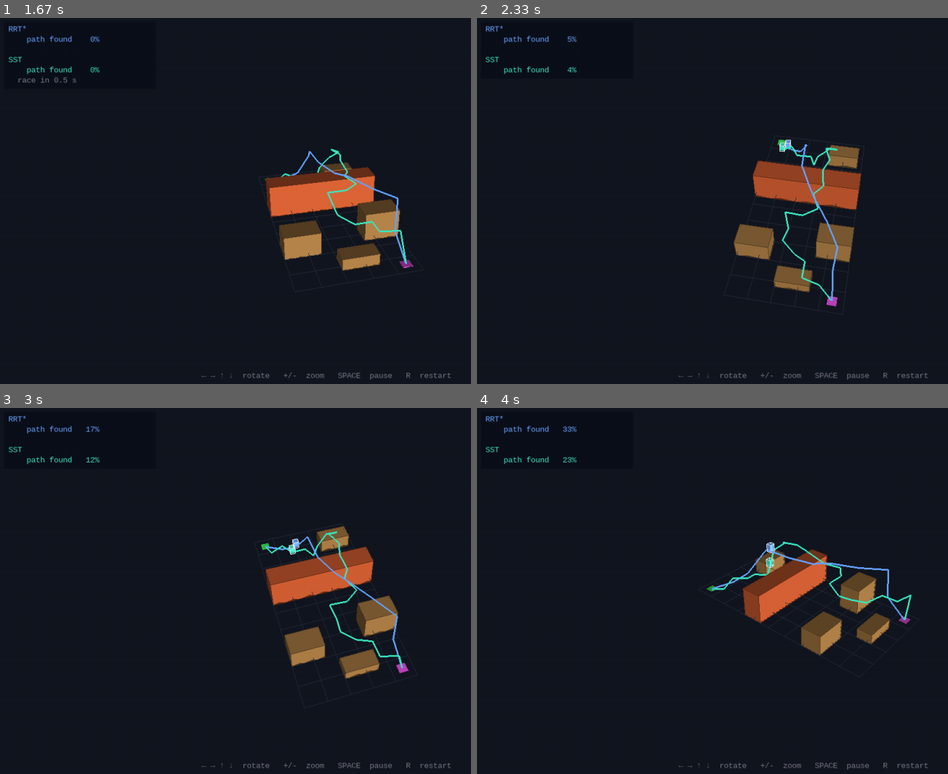
Above: before the commit, frames 1-4 (two rows, left to right).
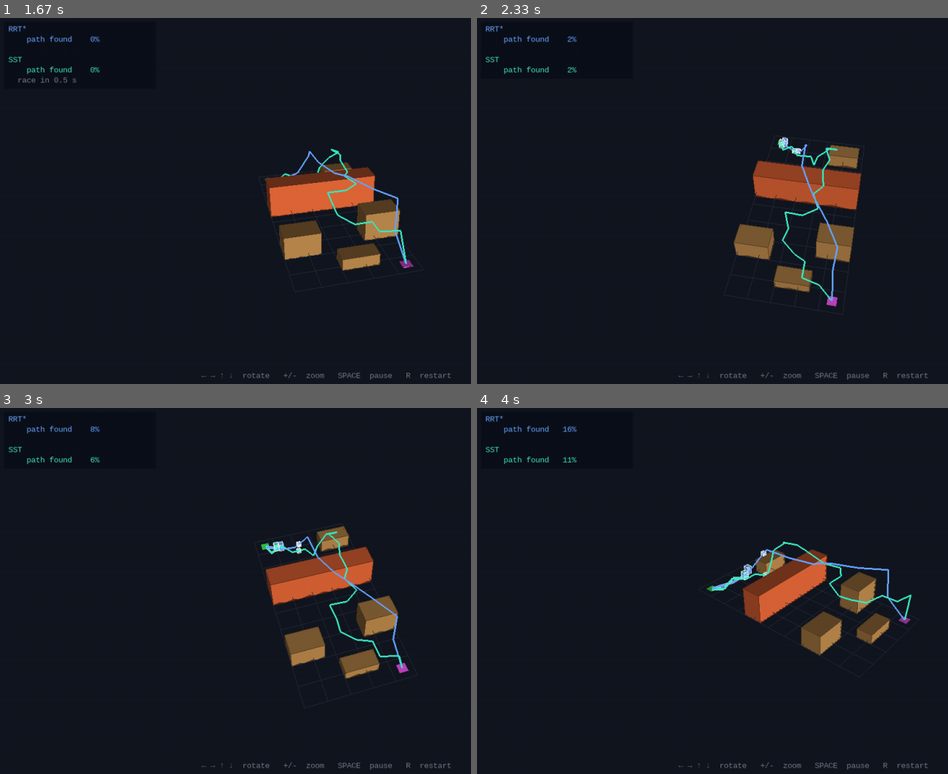
Above: after the commit, the same moments.

Repository: alexandrelheinen/arco
Game: pygame game, started from tools/simulator/main/ppp.py
The game is run twice, just before and just after one commit, with the same random seed, the same clock (stepped at 60 frames per second) and the same inputs.
Inputs:
- Up to frame 1 (1.67 s): tap Space at 0.33 s; hold R 0.67-1.13 s; tap - at 0.73, 1.03 s; hold Right 1.17-1.63 s
- Up to frame 2 (2.33 s): hold Up 1.67-1.97 s; tap - at 1.82 s; hold Right from 2 s (still down)
- Up to frame 3 (3 s): release Right at 2.47 s; hold Left from 2.5 s (still down)
- Up to frame 4 (4 s): release Left at 3.03 s; hold Down 3.07-3.37 s; tap - at 3.22 s; hold Left 3.4-3.8 s; hold Up from 3.83 s (still down); tap Space at 3.9 s

Frame 1 is identical in both runs. In frame 2, 0.1% of the frame differs, in the area x 19-69%, y 4-38%; in frame 3, 0.2%; in frame 4, 0.3%, in the area x 18-64%, y 4-50%.

Commit message:
feat: add 3D trajectory trail in simulations

Diff:
--- a/tools/simulator/main/ppp.py
+++ b/tools/simulator/main/ppp.py
@@ -126,7 +126,8 @@
 
 _HOLD_SECS: float = 2.0
 _POST_FINISH_SECS: float = 2.5
-_RACE_SPEED: float = 3.0  # m/s along arc length
+_RACE_SPEED: float = 1.5  # m/s along arc length
+_LOOKAHEAD_DIST: float = 3.0  # metres ahead for lookahead marker
 
 # Camera defaults
 _CAM_AZIM: float = math.radians(40)
@@ -143,6 +144,10 @@
 _EPSILON: float = 1e-9
 
 # OpenGL colours (float 0-1)
+_C_TRAIL_RRT = (0.60, 0.80, 1.00)  # brighter variant of _C_RRT
+_C_TRAIL_SST = (0.50, 1.00, 0.88)  # brighter variant of _C_SST
+_C_LA_RRT = (0.90, 0.95, 1.00)
+_C_LA_SST = (0.80, 1.00, 0.95)
 _BG = (18 / 255, 22 / 255, 32 / 255, 1.0)
 _C_WALL = (0.68, 0.31, 0.17)
 _C_WALL_EDGE = (0.38, 0.17, 0.09)
@@ -700,6 +705,76 @@
     return path[-1].copy(), True
 
 
+def _path_trail(
+    path: list[np.ndarray],
+    arcs: list[float],
+    dist: float,
+) -> list[np.ndarray]:
+    """Return the traveled portion of *path* up to arc-length *dist*.
+
+    Args:
+        path: Ordered list of 3-D waypoints.
+        arcs: Precomputed cumulative arc lengths.
+        dist: Current arc-length distance from the path start.
+
+    Returns:
+        Sub-list of waypoints from the start up to *dist*, with a linearly
+        interpolated end point appended when *dist* falls inside a segment.
+    """
+    if dist <= 0.0 or len(path) < 2:
+        return []
+    trail: list[np.ndarray] = [path[0]]
+    for i in range(1, len(path)):
+        if arcs[i] <= dist:
+            trail.append(path[i])
+        else:
+            seg = arcs[i] - arcs[i - 1]
+            t = (dist - arcs[i - 1]) / max(seg, _EPSILON)
+            trail.append(path[i - 1] + t * (path[i] - path[i - 1]))
+            break
+    return trail
+
+
+def _path_lookahead(
+    path: list[np.ndarray],
+    arcs: list[float],
+    dist: float,
+    la_dist: float,
+) -> np.ndarray:
+    """Return the lookahead point *la_dist* metres ahead of *dist*.
+
+    Args:
+        path: Ordered list of 3-D waypoints.
+        arcs: Precomputed cumulative arc lengths.
+        dist: Current arc-length distance from the path start.
+        la_dist: Look-ahead distance in metres.
+
+    Returns:
+        Interpolated 3-D position on the path at ``dist + la_dist``,
+        clamped to the path end.
+    """
+    pos, _ = _path_pos(path, arcs, min(dist + la_dist, arcs[-1]))
+    return pos
+
+
+def _draw_lookahead_3d(pos: np.ndarray, r: float, g: float, b: float) -> None:
+    """Draw a small glowing marker at a 3-D lookahead point.
+
+    Renders a tiny lit box surrounded by bright unlit edges so it is
+    clearly visible against both the path line and background geometry.
+
+    Args:
+        pos: Lookahead position (x, y, z).
+        r: Red channel in [0, 1].
+        g: Green channel in [0, 1].
+        b: Blue channel in [0, 1].
+    """
+    h = 0.18  # half-extent in metres
+    x, y, z = float(pos[0]), float(pos[1]), float(pos[2])
+    _draw_box(x - h, y - h, z - h, x + h, y + h, z + h, r, g, b)
+    _draw_box_edges(x - h, y - h, z - h, x + h, y + h, z + h, r, g, b)
+
+
 # ---------------------------------------------------------------------------
 # Race simulation
 # ---------------------------------------------------------------------------
@@ -772,6 +847,8 @@
     sst_dist = 0.0
     rrt_pos = scene.start.copy()
     sst_pos = scene.start.copy()
+    rrt_trail: list[np.ndarray] = []
+    sst_trail: list[np.ndarray] = []
     rrt_done = False
     sst_done = False
     winner: str = ""
@@ -803,6 +880,8 @@
                         hold_timer = rrt_dist = sst_dist = 0.0
                         rrt_pos = scene.start.copy()
                         sst_pos = scene.start.copy()
+                        rrt_trail = []
+                        sst_trail = []
                         rrt_done = sst_done = False
                         winner = ""
                         post_timer = 0.0
@@ -847,11 +926,13 @@
                         rrt_pos, rrt_done = _path_pos(
                             rrt_path, rrt_arcs, rrt_dist
                         )
+                        rrt_trail = _path_trail(rrt_path, rrt_arcs, rrt_dist)
                     if sst_path and not sst_done:
                         sst_dist += _RACE_SPEED * dt
                         sst_pos, sst_done = _path_pos(
                             sst_path, sst_arcs, sst_dist
                         )
+                        sst_trail = _path_trail(sst_path, sst_arcs, sst_dist)
                     if not winner:
                         if rrt_done and sst_done:
                             winner = "TIE!"
@@ -884,6 +965,29 @@
                 _draw_path(rrt_path, *_C_RRT)
             if sst_path:
                 _draw_path(sst_path, *_C_SST)
+
+            # Trajectory tracebacks (traveled portions, drawn thicker).
+            if phase in ("race", "done"):
+                if len(rrt_trail) >= 2:
+                    glDisable(GL_LIGHTING)
+                    glLineWidth(5.0)
+                    glColor3f(*_C_TRAIL_RRT)
+                    glBegin(GL_LINE_STRIP)
+                    for _pt in rrt_trail:
+                        glVertex3f(float(_pt[0]), float(_pt[1]), float(_pt[2]))
+                    glEnd()
+                    glLineWidth(1.0)
+                    glEnable(GL_LIGHTING)
+                if len(sst_trail) >= 2:
+                    glDisable(GL_LIGHTING)
+                    glLineWidth(5.0)
+                    glColor3f(*_C_TRAIL_SST)
+                    glBegin(GL_LINE_STRIP)
+                    for _pt in sst_trail:
+                        glVertex3f(float(_pt[0]), float(_pt[1]), float(_pt[2]))
+                    glEnd()
+                    glLineWidth(1.0)
+                    glEnable(GL_LIGHTING)
 
             for pad_pos, pad_col in (
                 (scene.start, _C_START),
@@ -905,6 +1009,18 @@
                 )
 
             if phase in ("race", "done"):
+                # Lookahead markers (only while racing, not after finish).
+                if phase == "race":
+                    if rrt_path and not rrt_done:
+                        la_rrt = _path_lookahead(
+                            rrt_path, rrt_arcs, rrt_dist, _LOOKAHEAD_DIST
+                        )
+                        _draw_lookahead_3d(la_rrt, *_C_LA_RRT)
+                    if sst_path and not sst_done:
+                        la_sst = _path_lookahead(
+                            sst_path, sst_arcs, sst_dist, _LOOKAHEAD_DIST
+                        )
+                        _draw_lookahead_3d(la_sst, *_C_LA_SST)
                 _draw_effector(rrt_pos, *_C_RRT)
                 _draw_effector(sst_pos, *_C_SST)
 
